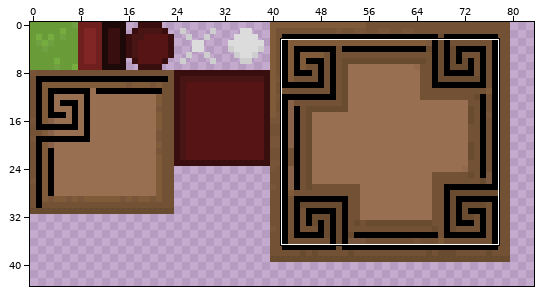
One commit to this sprite sheet: Askalhorn/Content/images/Test.png. Above: a wide view before the commit, with the close-up outlined.
Close-up. Earlier state:
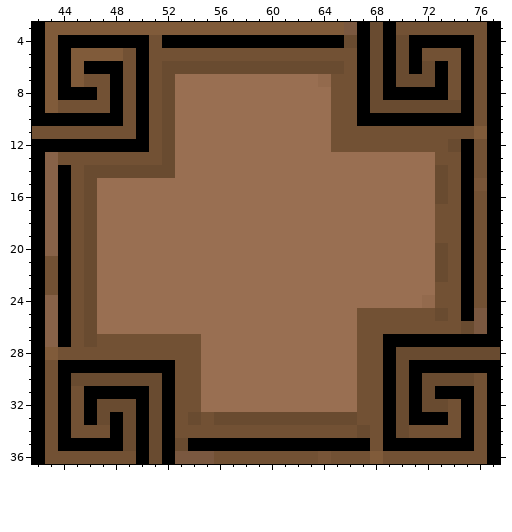
The file is 128x128 pixels. Colours within 5 levels of each other are drawn and written as one. Shown: x 42..77, y 3..36. The wide view leaves out empty margins.
Once edited:
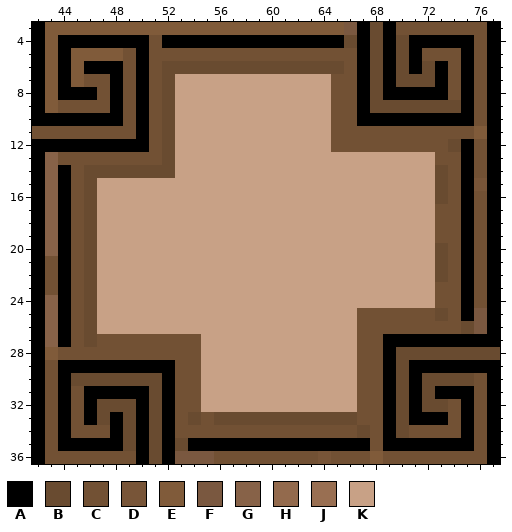
Palette (. is transparent): A #000000  B #694b30  C #725134  D #785538  E #805b3a  F #7a5840  G #876248  H #936a4d  J #996f52  K #c8a186
What changed:
@@ x 42..77 @@
  6 AEAEAAACACBBBBBBBBBBBBBBCABABABACACA
- 7 AEAECCACACBJJJJJJJJJJJHCCABABBBACACA
- 8 AEAAACACACBJJJJJJJJJJJJCCABAAAAACACA
- 9 AECCCCACACBJJJJJJJJJJJJCCABBBBBBBACA
-10 AAAAAAACACBJJJJJJJJJJJJCCAAAAAAAAACA
-11 CCCCCCCCACBJJJJJJJJJJJJCCCCCCCCCCCEA
-12 AAAAAAAAACBJJJJJJJJJJJJCCCCCCCCCBACA
-13 AGCCCCCCCCBJJJJJJJJJJJJJJJJJJJJCCACA
-14 AGACBBBBBBBJJJJJJJJJJJJJJJJJJJJBCACA
-15 AGACBJJJJJJJJJJJJJJJJJJJJJJJJJJBCADA
-16 AGACBJJJJJJJJJJJJJJJJJJJJJJJJJJBCACA
-17 AGACBJJJJJJJJJJJJJJJJJJJJJJJJJJCCACA
-18 AGACBJJJJJJJJJJJJJJJJJJJJJJJJJJCCACA
-19 AGACBJJJJJJJJJJJJJJJJJJJJJJJJJJCCACA
-20 AGACBJJJJJJJJJJJJJJJJJJJJJJJJJJBCACA
-21 ACACBJJJJJJJJJJJJJJJJJJJJJJJJJJBCACA
-22 ACACBJJJJJJJJJJJJJJJJJJJJJJJJJJBCACA
-23 ACACBJJJJJJJJJJJJJJJJJJJJJJJJJJCCACA
-24 AGACBJJJJJJJJJJJJJJJJJJJJJJJJJHCCACA
-25 AGACBJJJJJJJJJJJJJJJJJJJJCCCCCCBCAFA
-26 AGACBJJJJJJJJJJJJJJJJJJJJCCCCCCCCBFA
-27 AGACBCCCCCCCCJJJJJJJJJJJJCCAAAAAAAAA
-28 AECCCCCCCCCCCJJJJJJJJJJJJCCABBBBBBBB
-29 ACAAAAAAAAACCJJJJJJJJJJJJCCABAAAAAAA
-30 ACABBBBBBBACCJJJJJJJJJJJJCCABABBBBCA
-31 ACACAAAAABACCJJJJJJJJJJJJCCABABAAACA
-32 ACACABBBABACCJJJJJJJJJJJJCCABABBCACA
+ 7 AEAECCACACBKKKKKKKKKKKKCCABABBBACACA
+ 8 AEAAACACACBKKKKKKKKKKKKCCABAAAAACACA
+ 9 AECCCCACACBKKKKKKKKKKKKCCABBBBBBBACA
+10 AAAAAAACACBKKKKKKKKKKKKCCAAAAAAAAACA
+11 CCCCCCCCACBKKKKKKKKKKKKCCCCCCCCCCCEA
+12 AAAAAAAAACBKKKKKKKKKKKKCCCCCCCCCBACA
+13 AGCCCCCCCCBKKKKKKKKKKKKKKKKKKKKCCACA
+14 AGACBBBBBBBKKKKKKKKKKKKKKKKKKKKBCACA
+15 AGACBKKKKKKKKKKKKKKKKKKKKKKKKKKBCADA
+16 AGACBKKKKKKKKKKKKKKKKKKKKKKKKKKBCACA
+17 AGACBKKKKKKKKKKKKKKKKKKKKKKKKKKCCACA
+18 AGACBKKKKKKKKKKKKKKKKKKKKKKKKKKCCACA
+19 AGACBKKKKKKKKKKKKKKKKKKKKKKKKKKCCACA
+20 AGACBKKKKKKKKKKKKKKKKKKKKKKKKKKBCACA
+21 ACACBKKKKKKKKKKKKKKKKKKKKKKKKKKBCACA
+22 ACACBKKKKKKKKKKKKKKKKKKKKKKKKKKBCACA
+23 ACACBKKKKKKKKKKKKKKKKKKKKKKKKKKCCACA
+24 AGACBKKKKKKKKKKKKKKKKKKKKKKKKKKCCACA
+25 AGACBKKKKKKKKKKKKKKKKKKKKCCCCCCBCAFA
+26 AGACBKKKKKKKKKKKKKKKKKKKKCCCCCCCCBFA
+27 AGACBCCCCCCCCKKKKKKKKKKKKCCAAAAAAAAA
+28 AECCCCCCCCCCCKKKKKKKKKKKKCCABBBBBBBB
+29 ACAAAAAAAAACCKKKKKKKKKKKKCCABAAAAAAA
+30 ACABBBBBBBACCKKKKKKKKKKKKCCABABBBBCA
+31 ACACAAAAABACCKKKKKKKKKKKKCCABABAAACA
+32 ACACABBBABACCKKKKKKKKKKKKCCABABBCACA
 33 ACACABABABACBCBBBBBBBBBBBCCABAAACACA
Where, in picture pixels (left, top, right, bottom), the same in both close-ups:
changed: (97, 74, 435, 412)
